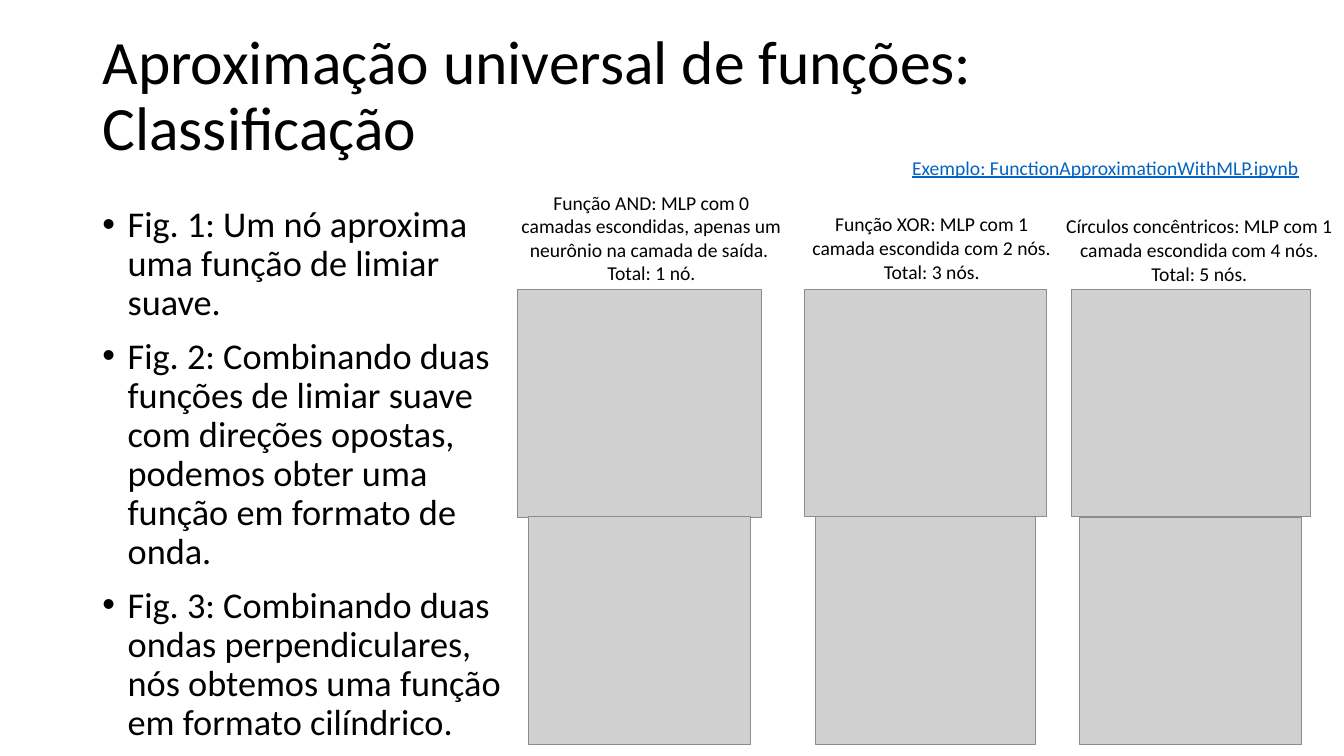
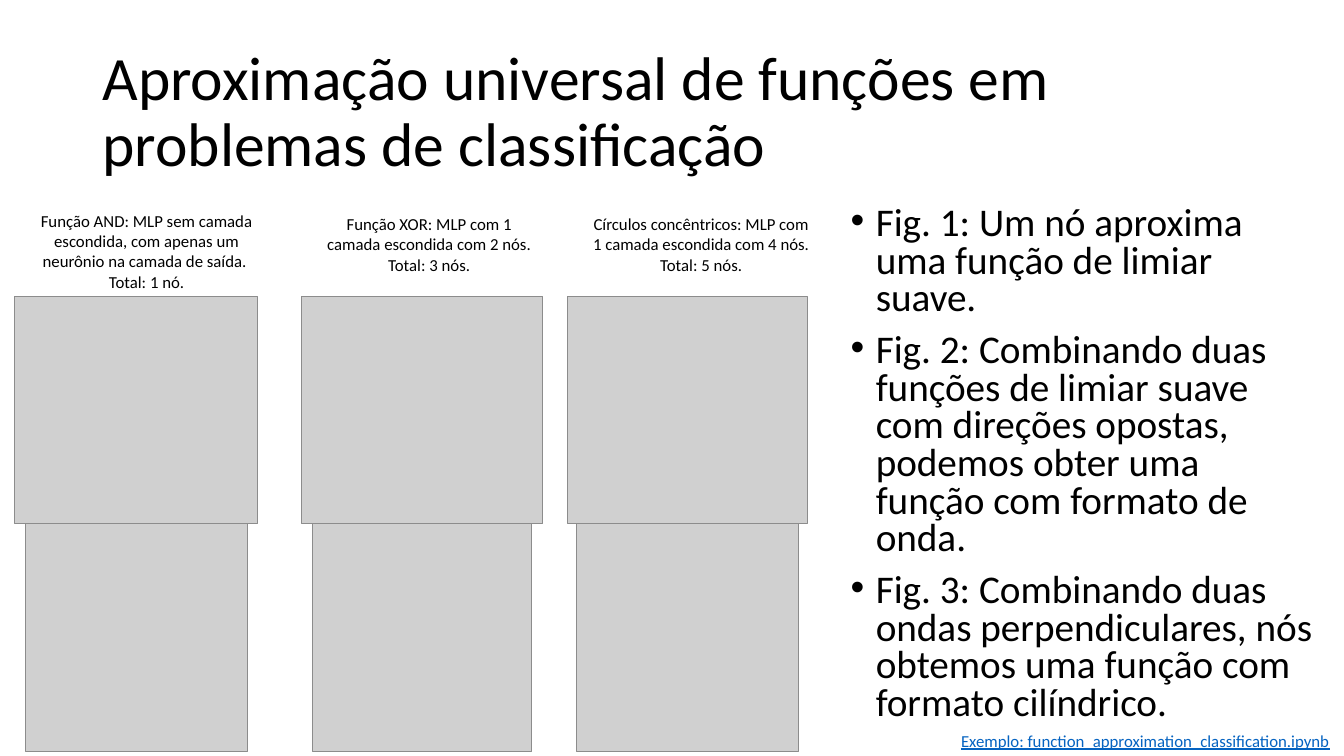
Before and after one commit to zz4fap/t320_aprendizado_de_maquina, a slide deck: slide 40 of slides/T320_Redes_Neurais_Artificiais (Parte II).pptx (slide 36 before the commit). Drawn at 1344x756 pixels with LibreOffice and Linux fonts; fonts in the diff are those of the drawing; grey boxes stand for pictures. Boxes give left, top, right and bottom in pixels: in the first picture for what was removed or moved away, otherwise in the second. Text is boxed around its words. In the diff, an @@ line names an element or a change of style, - is before the commit and + after.

```diff
--- a/slides/T320_Redes_Neurais_Artificiais (Parte II).pptx
+++ b/slides/T320_Redes_Neurais_Artificiais (Parte II).pptx
@@ title at (102,57,1049,177): text changed @@
-Aproximação universal de funções: Classificação
+Aproximação universal de funções em problemas de classificação
@@ text removed at (912,161,1298,178) @@
-Exemplo: FunctionApproximationWithMLP.ipynb
@@ text "Função AND: MLP sem camada ...": place and size @@
-text "Função AND: MLP sem camada ..." at (521,197,781,280)
+text "Função AND: MLP sem camada ..." at (41,215,252,288)
@@ text "Função XOR: MLP com 1 ...": place and size @@
-text "Função XOR: MLP com 1 ..." at (812,218,1050,279)
+text "Função XOR: MLP com 1 ..." at (327,219,530,271)
@@ text "Função XOR: MLP com 1 ..." at (327,219,530,271): size 14 to 12 pt @@
@@ text "Círculos concêntricos: MLP com 1 ..." at (593,218,809,271): size 14 to 12 pt @@
@@ text "Círculos concêntricos: MLP com 1 ...": place and size @@
-text "Círculos concêntricos: MLP com 1 ..." at (1066,219,1332,281)
+text "Círculos concêntricos: MLP com 1 ..." at (593,218,809,271)
@@ text "Fig. 1: Um nó aproxima ...": place and size @@
-text "Fig. 1: Um nó aproxima ..." at (128,212,501,736)
+text "Fig. 1: Um nó aproxima ..." at (876,209,1312,717)
@@ text at (876,209,1242,312): size 25.9 to 28 pt in "Fig. 1: Um nó aproxima uma função ..."; line spacing 0.9 to 0.8 @@
@@ text at (41,215,252,267): text changed; size 14 to 12 pt @@
-Função AND: MLP com 0 camadas escondidas, apenas um neurônio na camada de saída.
+Função AND: MLP sem camada escondida, com apenas um neurônio na camada de saída.
@@ text at (109,276,184,288): size 14 to 12 pt in "Total: 1 nó." @@
@@ text at (876,335,1312,717): text changed; size 25.9 to 28 pt @@
-• Fig. 2: Combinando duas funções de limiar suave com direções opostas, podemos obter uma função em formato de onda.
-• Fig. 3: Combinando duas ondas perpendiculares, nós obtemos uma função em formato cilíndrico.
+• Fig. 2: Combinando duas funções de limiar suave com direções opostas, podemos obter uma função com formato de onda.
+• Fig. 3: Combinando duas ondas perpendiculares, nós obtemos uma função com formato cilíndrico.
@@ 6 pictures: place and size @@
-6 pictures at (518,289,1311,745)
+6 pictures at (14,296,807,752)
@@ text added at (961,735,1329,750), 12 pt, text #0563C1, underline @@
+Exemplo: function_approximation_classification.ipynb
```
Also in this commit, not shown: 4 other slides changed, 6 slides added, 2 slides removed, 2 other files.
